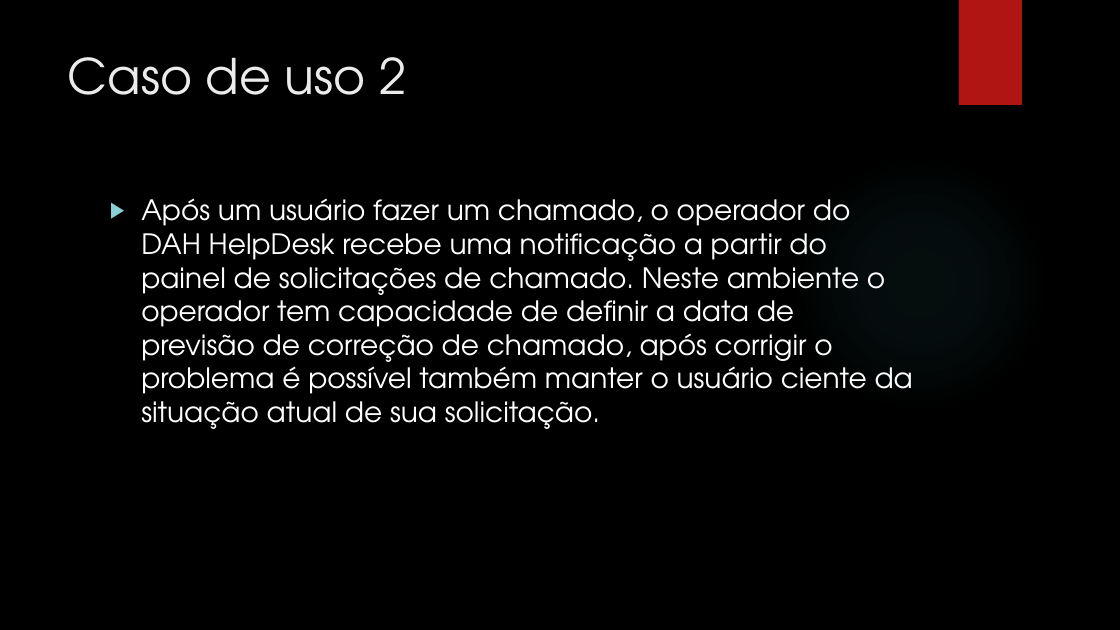
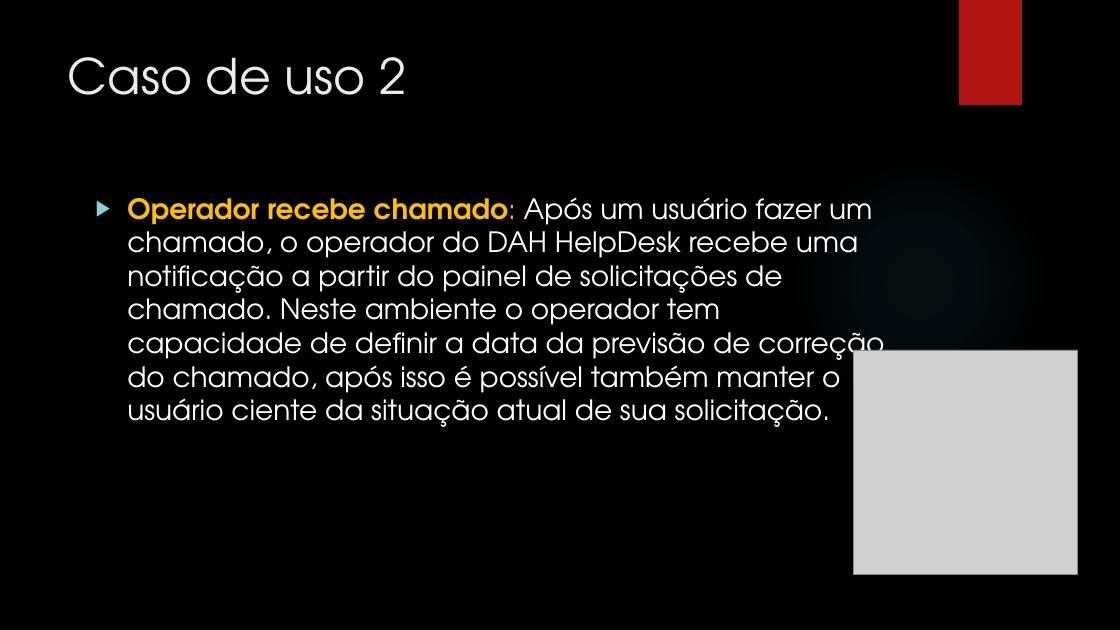
Before and after one commit to ArthurLDS/crescer-2016-2, a slide deck: slide 5 of src/modulo-02-SQLServer/HelpDesk/Trabalho CWI HelpDesk.pptx. Drawn at 1120x630 pixels with LibreOffice and Linux fonts; fonts in the diff are those of the drawing; grey boxes stand for pictures; background and template pictures are left out. Boxes give left, top, right and bottom in pixels: in the first picture for what was removed or moved away, otherwise in the second. Text is boxed around its words. In the diff, an @@ line names an element or a change of style, - is before the commit and + after.

Commit message:
fix(HelpDesk): correção de falhas.

```diff
--- a/src/modulo-02-SQLServer/HelpDesk/Trabalho CWI HelpDesk.pptx
+++ b/src/modulo-02-SQLServer/HelpDesk/Trabalho CWI HelpDesk.pptx
@@ text at (127,197,884,427): text changed @@
-▶ Após um usuário fazer um chamado, o operador do DAH HelpDesk recebe uma notificação a partir do painel de solicitações de chamado. Neste ambiente o operador tem capacidade de definir a data de previsão de correção de chamado, após corrigir o problema é possível também manter o usuário ciente da situação atual de sua solicitação.
+▶ Operador recebe chamado: Após um usuário fazer um chamado, o operador do DAH HelpDesk recebe uma notificação a partir do painel de solicitações de chamado. Neste ambiente o operador tem capacidade de definir a data da previsão de correção do chamado, após isso é possível também manter o usuário ciente da situação atual de sua solicitação.
@@ picture added at (854,350,1078,575) @@
```
Also in this commit, not shown: 5 other slides changed.
